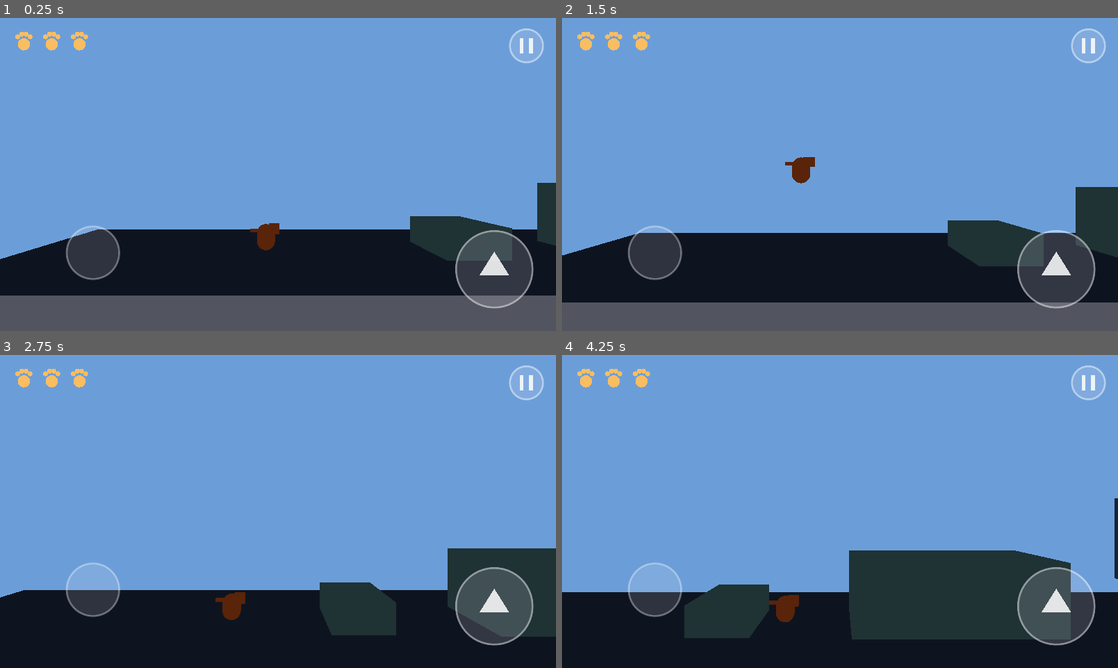
Above: before the commit, frames 1-4 (two rows, left to right).
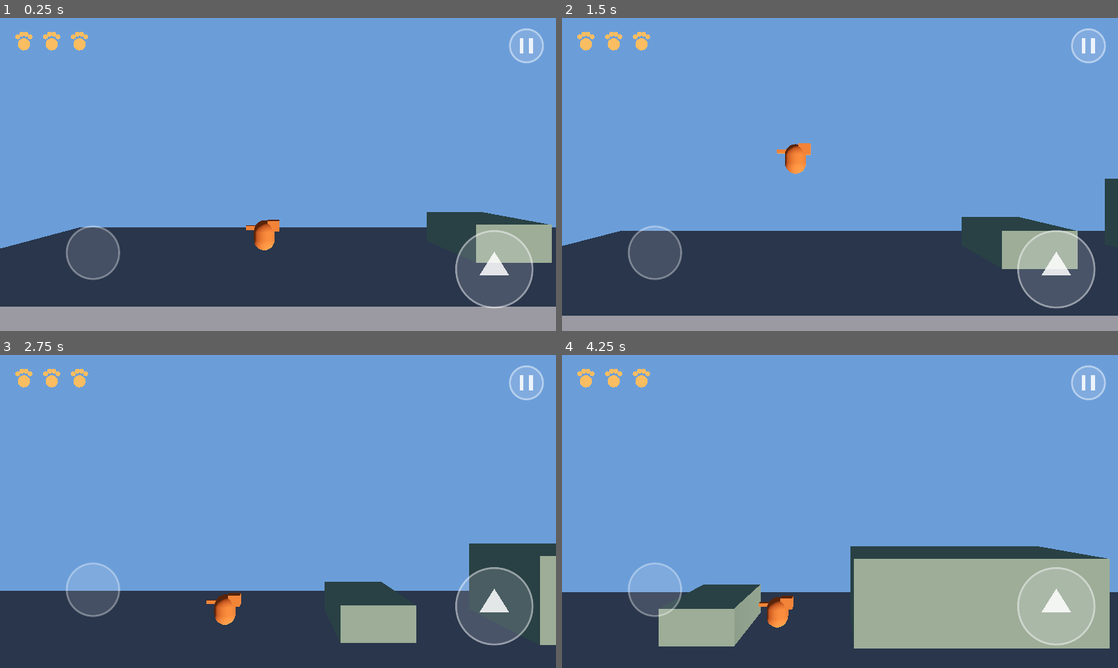
Above: after the commit, the same moments.

Repository: andreas40239/andreas40239
Game: Godot game, scene res://scenes/levels/level_greybox.tscn
The game is run twice, just before and just after one commit, with the same random seed, the same clock (stepped at 60 frames per second) and the same inputs.
Inputs (mouse positions are in pixels of both pictures, inside the frame that each line leads up to):
- Up to frame 1 (0.25 s): no input
- Up to frame 2 (1.5 s): tap Enter (ui_accept) at 0.5 s; drag from (1090, 46) to (895, 105) at 0.52 s; click "Weiter" at 1.25 s
- Up to frame 3 (2.75 s): drag from (94, 589) to (250, 574) at 2.02 s
- Up to frame 4 (4.25 s): move the mouse to (1056, 605) at 2.77 s; hold Right (ui_right) 2.78-3.5 s; click (1056, 605) at 2.92 s; drag from (812, 574) to (673, 464) at 3.52 s

The runs differ from the first frame. In frame 1, 32% of the frame differs, in the area x 0-100%, y 52-100%; in frame 2, 32%; in frame 3, 23%; in frame 4, 29%.

Commit message:
Android-Export-Preset und Lesbarkeit der Graubox
Fuer einen Testbau auf dem Geraet:
- Export-Preset "Android" (arm64-v8a und armeabi-v7a, Querformat,
  minSdk 21, targetSdk 34, org.nachtkatze.prototyp)
- Bauanleitung im README

Die echte Spielansicht hat zwei Schwaechen gezeigt:
- Die Katze beschattete sich selbst und wurde fast schwarz. In der Graubox
  bringen Schlagschatten ohne Assets nichts, daher bis Meilenstein 5 aus.
- Strasse und Props waren unter ACES-Tonemapping zu dunkel; Graubox-Farben
  aufgehellt und Umgebungslicht leicht angehoben.
- Kamera etwas naeher heran (Abstand 7 m statt 8 m), da die Katze nur
  0,55 m gross ist.

Das Werkzeug fuer Bilder macht jetzt zusaetzlich eine Aufnahme durch die
echte Verfolgerkamera. Funktionspruefung weiterhin 38 Pruefungen gruen.

Co-Authored-By: Claude Opus 5 <noreply@anthropic.com>
Claude-Session: https://claude.ai/code/session_01XooZAqEUox96yyfgRcnbnd

Diff:
--- a/nachtkatze/scenes/levels/level_greybox.tscn
+++ b/nachtkatze/scenes/levels/level_greybox.tscn
@@ -17,7 +17,7 @@
 background_color = Color(0.42, 0.62, 0.85, 1)
 ambient_light_source = 2
 ambient_light_color = Color(0.6, 0.72, 0.88, 1)
-ambient_light_energy = 0.35
+ambient_light_energy = 0.5
 tonemap_mode = 3
 glow_intensity = 0.35
 glow_bloom = 0.0
@@ -33,7 +33,7 @@
 [node name="Sun" type="DirectionalLight3D" parent="."]
 transform = Transform3D(0.906, 0, 0.423, 0.272, 0.766, -0.5826, -0.324, 0.643, 0.694, 0, 14, 0)
 light_energy = 1.0
-shadow_enabled = true
+shadow_enabled = false
 
 [node name="Welt" type="Node3D" parent="."]
 
@@ -209,6 +209,6 @@
 far = 120.0
 script = ExtResource("11_camera")
 target_path = NodePath("../Player")
-offset = Vector3(0, 1.2, 8)
+offset = Vector3(0, 1.0, 7)
 
 [node name="HUD" parent="." instance=ExtResource("10_hud")]
--- a/nachtkatze/scripts/world/grey_block.gd
+++ b/nachtkatze/scripts/world/grey_block.gd
@@ -8,12 +8,12 @@
 enum Kind { STRASSE, FASSADE, BALKON, DACH, PROP, ZAUN }
 
 const COLORS := {
-	Kind.STRASSE: Color(0.32, 0.32, 0.35),
-	Kind.FASSADE: Color(0.78, 0.71, 0.58),
-	Kind.BALKON: Color(0.62, 0.58, 0.50),
-	Kind.DACH: Color(0.55, 0.45, 0.40),
-	Kind.PROP: Color(0.45, 0.50, 0.45),
-	Kind.ZAUN: Color(0.38, 0.42, 0.48),
+	Kind.STRASSE: Color(0.52, 0.52, 0.56),
+	Kind.FASSADE: Color(0.80, 0.73, 0.60),
+	Kind.BALKON: Color(0.68, 0.64, 0.55),
+	Kind.DACH: Color(0.62, 0.50, 0.44),
+	Kind.PROP: Color(0.52, 0.58, 0.52),
+	Kind.ZAUN: Color(0.46, 0.50, 0.56),
 }
 
 @export var size := Vector3(2.0, 1.0, 2.0):
--- a/nachtkatze/tools/screenshot.gd
+++ b/nachtkatze/tools/screenshot.gd
@@ -8,8 +8,10 @@
 
 const LEVEL_PATH := "res://scenes/levels/level_greybox.tscn"
 
-## Kamerastandorte: Name, Position, Sichtfeld.
+## "spielansicht" nutzt die echte Verfolgerkamera an der Startposition,
+## alle anderen Eintraege sind feste Uebersichtsstandorte.
 const SHOTS := [
+	{"name": "00_spielansicht", "position": Vector3.ZERO, "fov": 0.0},
 	{"name": "01_strasse", "position": Vector3(7.0, 3.0, 16.0), "fov": 55.0},
 	{"name": "02_fassade", "position": Vector3(22.0, 5.0, 18.0), "fov": 55.0},
 	{"name": "03_daecher", "position": Vector3(34.0, 6.0, 18.0), "fov": 55.0},
@@ -29,6 +31,21 @@
 	player.set_physics_process(false)
 
 	for shot in SHOTS:
+		if shot["fov"] <= 0.0:
+			# Echte Spielansicht: Kamera und Katze bleiben, wie sie das Level setzt.
+			camera.set_physics_process(true)
+			player.set_physics_process(true)
+			for i in 30:
+				await get_tree().physics_frame
+			for i in 4:
+				await RenderingServer.frame_post_draw
+			var view := get_viewport().get_texture().get_image()
+			view.save_png("user://%s.png" % shot["name"])
+			print("Bild gespeichert: ",
+				ProjectSettings.globalize_path("user://%s.png" % shot["name"]))
+			camera.set_physics_process(false)
+			player.set_physics_process(false)
+			continue
 		camera.global_position = shot["position"]
 		camera.rotation = Vector3.ZERO
 		camera.fov = shot["fov"]
Not shown, added: nachtkatze/export_presets.cfg
Not shown, changed: .gitignore
Not shown, added: docs/bilder/00_spielansicht.png
Not shown, changed: docs/bilder/01_strasse.png
Not shown, changed: docs/bilder/02_fassade.png
Not shown, changed: docs/bilder/03_daecher.png
Not shown, changed: docs/bilder/04_ziel.png
Not shown, changed: nachtkatze/README.md
